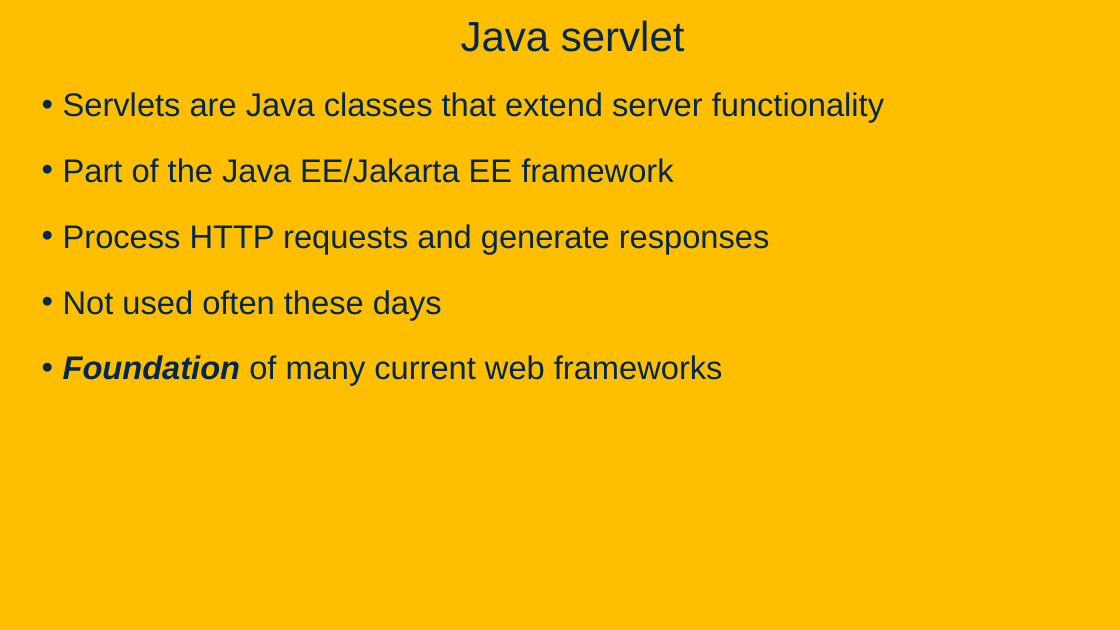
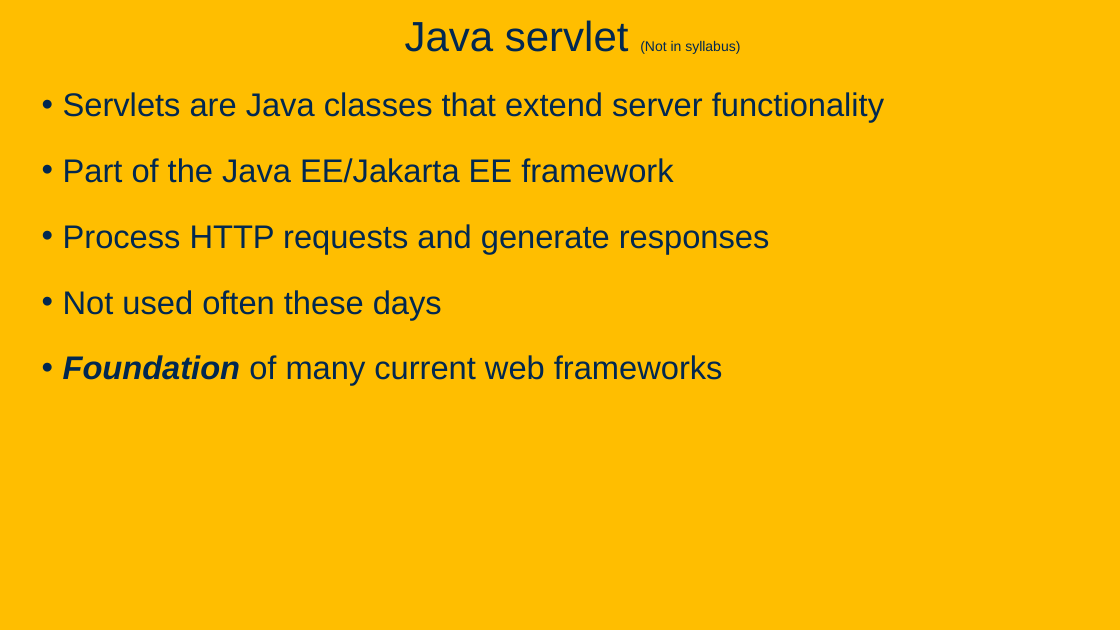
Before and after one commit to davsec-teaching/ecs160-f25, a slide deck: slide 53 of slides/6_software_architecture.pptx (slide 47 before the commit). Drawn at 1120x630 pixels with LibreOffice and Linux fonts; fonts in the diff are those of the drawing; background and template pictures are left out. Boxes give left, top, right and bottom in pixels: in the first picture for what was removed or moved away, otherwise in the second. Text is boxed around its words. In the diff, an @@ line names an element or a change of style, - is before the commit and + after.

```diff
--- a/slides/6_software_architecture.pptx
+++ b/slides/6_software_architecture.pptx
@@ title at box(405, 20, 740, 54): text changed; size 36 to 12 pt @@
-Java servlet
+Java servlet (Not in syllabus)
```
Also in this commit, not shown: 19 other slides changed, 11 slides added, 1 slide removed.
